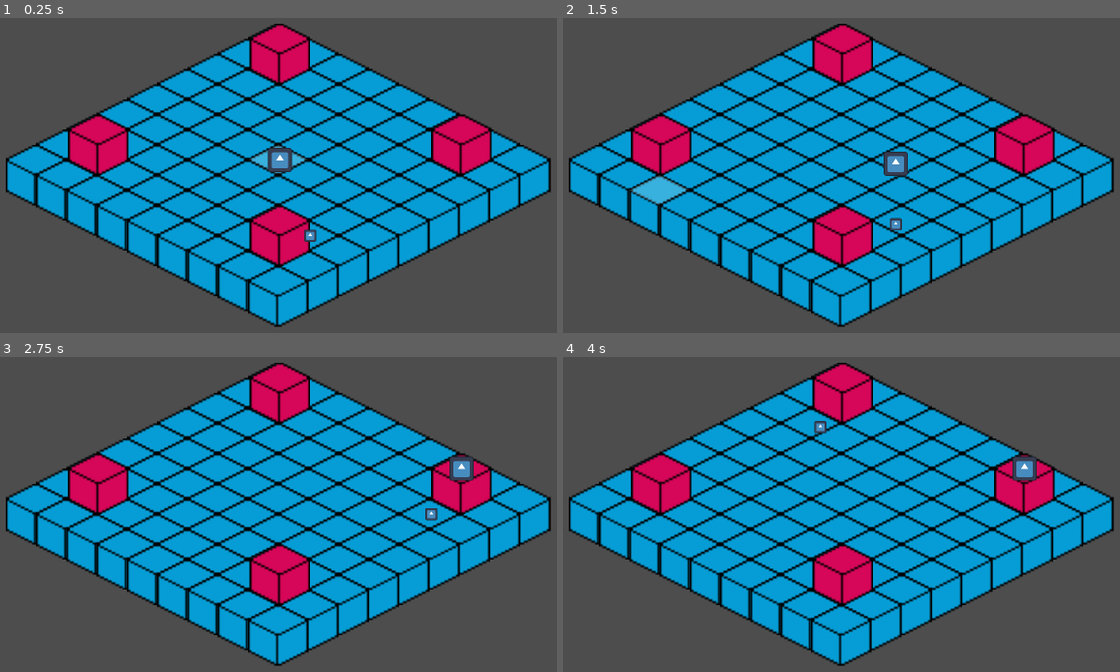
Above: before the commit, frames 1-4 (two rows, left to right).
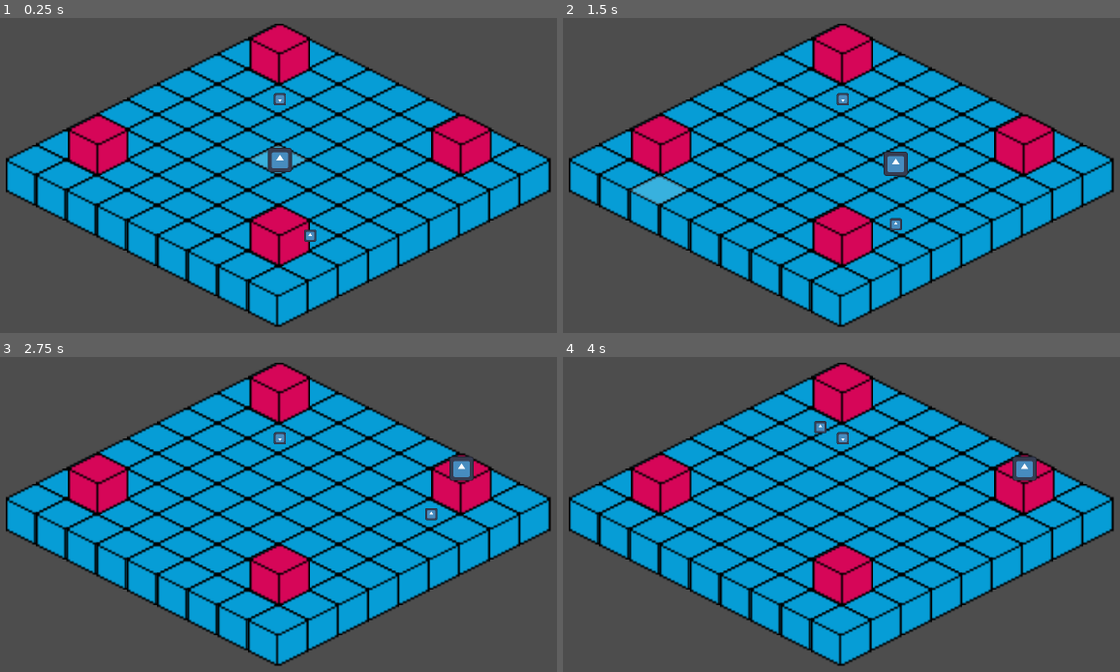
Above: after the commit, the same moments.

Repository: remimorvan/isometric-reverse-heist-simulator-2000
Game: Godot game, scene res://scenes/main.tscn
Same seed, same stepped clock (60 frames per second), same inputs: the game is played once before the commit and once after it. The engine's default icon, where the game draws it, is replaced by a stand-in: a white triangle on a blue panel in a dark square.
Inputs (mouse positions are in pixels of both pictures, inside the frame that each line leads up to):
- Up to frame 1 (0.25 s): no input
- Up to frame 2 (1.5 s): tap Enter at 0.5 s; move the mouse to (1014, 128) at 0.52 s; tap T at 0.6, 1.35 s; click (1014, 128) at 0.67 s; tap Space at 1.25 s; move the mouse to (685, 191) at 1.27 s; click (685, 191) at 1.42 s
- Up to frame 3 (2.75 s): move the mouse to (356, 366) at 2.02 s; tap T at 2.1 s; click (356, 366) at 2.17 s
- Up to frame 4 (4 s): tap Enter at 2.75 s; move the mouse to (802, 621) at 2.77 s; tap T at 2.85, 3.6 s; click (802, 621) at 2.92 s; tap Space at 3.5 s; move the mouse to (1075, 590) at 3.52 s; click (1075, 590) at 3.67 s

The runs differ from the first frame. In frame 1, less than 0.1% of the frame differs, in the area x 49-52%, y 23-28%; in frame 2, less than 0.1%; in frame 3, less than 0.1%; in frame 4, less than 0.1%.

Commit message:
interactable objects

Diff:
--- /dev/null
+++ b/scenes/chair.gd
@@ -0,0 +1,13 @@
+extends GameObject
+
+# Called when the node enters the scene tree for the first time.
+func _ready() -> void:
+	pass # Replace with function body.
+
+
+# Called every frame. 'delta' is the elapsed time since the previous frame.
+func _process(delta: float) -> void:
+	pass
+
+func is_interactable() -> bool:
+	return true
--- /dev/null
+++ b/scenes/chair.tscn
@@ -0,0 +1,19 @@
+[gd_scene load_steps=4 format=3 uid="uid://bi8gdwd2ggyhy"]
+
+[ext_resource type="Script" uid="uid://cgek256grw13s" path="res://scripts/GameObject.gd" id="1_i2o7u"]
+[ext_resource type="Texture2D" uid="uid://cb2rbd5nykaxi" path="res://icon.svg" id="2_3fp06"]
+
+[sub_resource type="CircleShape2D" id="CircleShape2D_hxd06"]
+radius = 65.0
+
+[node name="Chair" type="Node2D"]
+script = ExtResource("1_i2o7u")
+metadata/_custom_type_script = "uid://cgek256grw13s"
+
+[node name="CharacterBody2D" type="CharacterBody2D" parent="."]
+
+[node name="Sprite2D" type="Sprite2D" parent="CharacterBody2D"]
+texture = ExtResource("2_3fp06")
+
+[node name="CollisionShape2D" type="CollisionShape2D" parent="CharacterBody2D"]
+shape = SubResource("CircleShape2D_hxd06")
--- a/scenes/game_object_handler.gd
+++ b/scenes/game_object_handler.gd
@@ -14,6 +14,13 @@
 			return false
 	return true
 
+func get_interactable_objects() -> Array:
+	var output = []
+	for obj in get_children():
+		if obj.is_interactable():
+			output.append(obj)
+	return output
+
 func _unhandled_input(event: InputEvent) -> void:
 	if event is InputEventKey and event.pressed:
 		if event.keycode == KEY_T:
--- a/scenes/main.tscn
+++ b/scenes/main.tscn
@@ -1,10 +1,12 @@
-[gd_scene load_steps=6 format=3 uid="uid://2wacm2cbuaxi"]
+[gd_scene load_steps=8 format=3 uid="uid://2wacm2cbuaxi"]
 
 [ext_resource type="Script" uid="uid://oi0r4ynbu0sa" path="res://scripts/main.gd" id="1_3lgf1"]
 [ext_resource type="PackedScene" uid="uid://bllke6nby7koo" path="res://scenes/tilemaps.tscn" id="1_uvjg0"]
 [ext_resource type="PackedScene" uid="uid://copmddbeoxptn" path="res://scenes/player.tscn" id="3_506sy"]
-[ext_resource type="PackedScene" path="res://scenes/wouaf.tscn" id="4_jyhfs"]
-[ext_resource type="Script" path="res://scenes/game_object_handler.gd" id="5_tbgi4"]
+[ext_resource type="PackedScene" uid="uid://d2xw0bduor5xm" path="res://scenes/wouaf.tscn" id="4_jyhfs"]
+[ext_resource type="Script" uid="uid://xth84ey1qovn" path="res://scenes/game_object_handler.gd" id="5_tbgi4"]
+[ext_resource type="PackedScene" uid="uid://bi8gdwd2ggyhy" path="res://scenes/chair.tscn" id="6_tefeu"]
+[ext_resource type="Script" uid="uid://b72m8ds8gbmpo" path="res://scenes/chair.gd" id="7_o6xl0"]
 
 [node name="main" type="Node2D"]
 script = ExtResource("1_3lgf1")
@@ -25,5 +27,11 @@
 y_sort_enabled = true
 scale = Vector2(0.1, 0.1)
 
+[node name="Chair" parent="TileMaps/GameObjectHandler" instance=ExtResource("6_tefeu")]
+position = Vector2(0, -32)
+rotation = 3.14159
+scale = Vector2(0.05, 0.05)
+script = ExtResource("7_o6xl0")
+
 [node name="Camera2D" type="Camera2D" parent="TileMaps"]
 zoom = Vector2(5, 5)
--- a/scripts/GameObject.gd
+++ b/scripts/GameObject.gd
@@ -4,7 +4,7 @@
 #============================================================
 #	Parent class of all objects in game that plays
 #   at a given turn, must be called by the handler
-#   Both functions should be overriden
+#   All functions should be overriden
 #============================================================
 
 #called by the handler, prepare an action or a sequence of actions at turn t
@@ -14,3 +14,6 @@
 #for the handler, say if the object is done
 func is_done() -> bool:
 	return true
+
+func is_interactable() -> bool:
+	return false
--- a/scripts/player.gd
+++ b/scripts/player.gd
@@ -1,4 +1,4 @@
-extends Node2D
+extends GameObject
 
 @export var move_speed: float = 100.0
 @export var arrival_threshold: float = 1.0 # Smaller threshold for precise center alignment
@@ -11,12 +11,14 @@
 @onready var layer0: TileMapLayer = $"../../Layer0"
 @onready var layer1: TileMapLayer = $"../../Layer1"
 @onready var tilemap: Node2D = $"../.."
+@onready var game_object_handler: Node = $"../"
 
 func _ready() -> void:
 	# Snap initial position to tile center
 	var current_tile = layer0.local_to_map(global_position)
 	global_position = layer0.map_to_local(current_tile)
 	print("Player initial position (snapped to center): ", global_position)
+	print("Interactable objects :", game_object_handler.get_interactable_objects())
 
 func use_new_path(new_path):
 	if not new_path.is_empty():
@@ -63,9 +65,9 @@
 	var end_tile = selected_tile
 
 	var adjacent_positions = layer0.get_surrounding_cells(start_tile)
-	var used_cells = layer1.get_used_cells();
+	var all_cells = layer0.get_used_cells();
 	for adj in adjacent_positions:
-		if adj in used_cells:
+		if adj in all_cells:
 			tilemap.stop_select_glow(adj)
 
 	var new_path = MovementUtils.get_path_to_tile(
@@ -80,11 +82,10 @@
 	use_new_path(new_path)
 
 	adjacent_positions = layer0.get_surrounding_cells(end_tile)
-	used_cells = layer1.get_used_cells();
+	var interactable_cells = layer1.get_used_cells()
 	for adj in adjacent_positions:
-		if adj in used_cells:
+		if adj in interactable_cells:
 			tilemap.make_select_glow(adj)
-
 
 func is_done() -> bool:
 	return not is_moving
--- a/scripts/tilemaps.gd
+++ b/scripts/tilemaps.gd
@@ -2,6 +2,7 @@
 
 @onready var layer0: TileMapLayer = $Layer0
 @onready var layer1: TileMapLayer = $Layer1
+@onready var chair: TileMapLayer = $Chair
 
 var hover_effect: Polygon2D
 var select_effects: Dictionary
@@ -38,20 +39,22 @@
 func _ready() -> void:
 	hover_effect = create_glow(Color(1, 1, 1, 0.2), 0)
 	$Layer0.add_child(hover_effect)
-	var cells1 = layer1.get_used_cells()
-	for c in cells1:
-		print("\n\nCell:\n", c, "\n\n")
+	# We create a glow for every cell **at layer 0**, however this
+	# glow in on **layer 1**.
+	# We implicitely assume that for every cell at layer 1, there is
+	# a corresponding cell at layer 0.
+	var cells = layer0.get_used_cells()
+	for c in cells:
 		select_effects[c] = create_glow(Color(1, 0.9, 0.3, 0.2), 1)
 		$Layer1.add_child(select_effects[c])
-		#make_select_glow(c)
 
 func _process(_delta: float) -> void:
 	var mouse_pos = get_local_mouse_position()
-	var tile_pos = layer0.local_to_map(mouse_pos)
-	var used_cells = layer0.get_used_cells()
+	var tile_pos0 = layer0.local_to_map(mouse_pos)
+	var used_cells0 = layer0.get_used_cells()
 
-	if used_cells.has(tile_pos):
+	if used_cells0.has(tile_pos0):
 		# Convert tile position back to local coordinates for the hover effect
-		make_hover_glow(tile_pos)
+		make_hover_glow(tile_pos0)
 	else:
 		stop_hover_glow()
Not shown, added: scenes/chair.gd.uid
Not shown: 1 places in scenes/wouaf.tscn that only renumber resources
